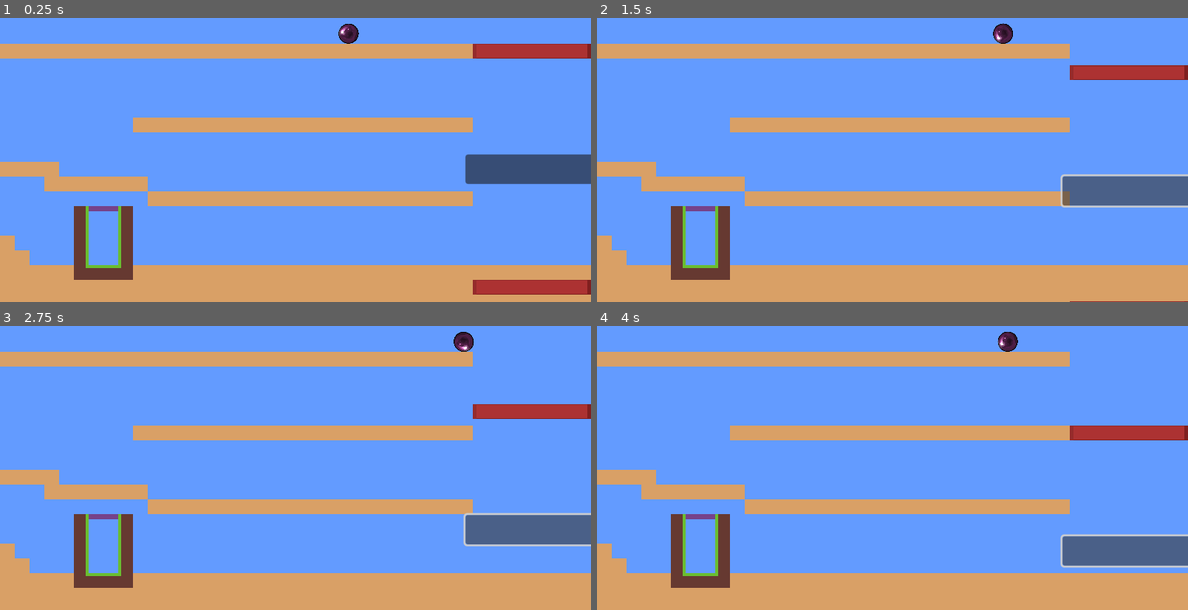
Above: before the commit, frames 1-4 (two rows, left to right).
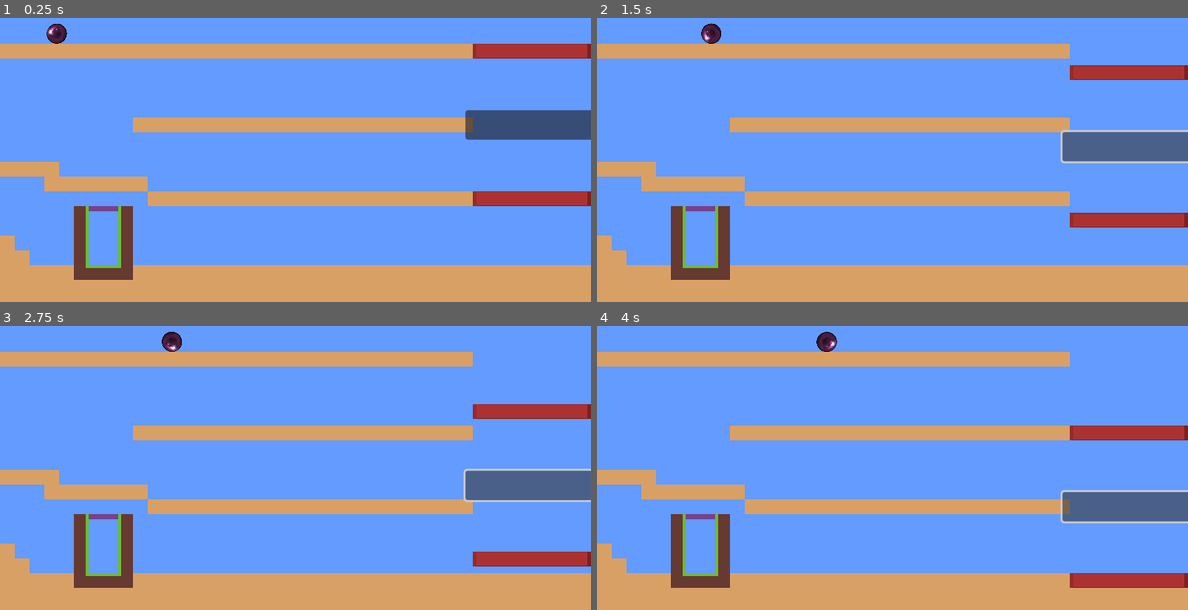
Above: after the commit, the same moments.

Repository: HeyWhyStop/Boba_Sort
Game: Godot game, scene res://Scenes/Scene_1.tscn
Two runs of this game, one before a commit and one after it. Both use one fixed random seed, a clock stepped at 60 frames per second and the inputs below. Before the commit the project starts from res://Scenes/Main Scene.tscn.
Inputs (mouse positions are in pixels of both pictures, inside the frame that each line leads up to; where the layout moved, square brackets give the same spot in the first picture):
- Up to frame 1 (0.25 s): no input
- Up to frame 2 (1.5 s): click (1128, 125) [1128, 168] at 0.5 s; click (1128, 140) [1128, 185] at 1.25 s
- Up to frame 3 (2.75 s): click (531, 468) [531, 510] at 2 s
- Up to frame 4 (4 s): no input

The runs differ from the first frame. In frame 1, 6.9% of the frame differs, in the area x 7-100%, y 2-98%; in frame 2, 6.5%; in frame 3, 6.6%; in frame 4, 6.6%.

Commit message:
Tinkering

Diff:
--- a/Boba-Game/Scenes/Main Scene.tscn
+++ b/Boba-Game/Scenes/Scene_1.tscn
@@ -19,7 +19,7 @@
 tile_set = ExtResource("1_818ki")
 
 [node name="player" parent="." instance=ExtResource("2_nukjh")]
-position = Vector2(364, 68)
+position = Vector2(48, 68)
 scale = Vector2(0.0528303, 0.0528303)
 
 [node name="Vert_platform" parent="." instance=ExtResource("4_bd2e3")]
--- a/Boba-Game/Scenes/two_level_platform.tscn
+++ b/Boba-Game/Scenes/two_level_platform.tscn
@@ -9,6 +9,21 @@
 
 [sub_resource type="RectangleShape2D" id="RectangleShape2D_51lm8"]
 size = Vector2(128, 16)
+
+[sub_resource type="Animation" id="Animation_st0gv"]
+length = 0.001
+tracks/0/type = "value"
+tracks/0/imported = false
+tracks/0/enabled = true
+tracks/0/path = NodePath(".:position")
+tracks/0/interp = 1
+tracks/0/loop_wrap = true
+tracks/0/keys = {
+"times": PackedFloat32Array(0),
+"transitions": PackedFloat32Array(1),
+"update": 0,
+"values": [Vector2(576, 88)]
+}
 
 [sub_resource type="Animation" id="Animation_xfjuj"]
 resource_name = "move_down"
@@ -24,21 +39,6 @@
 "transitions": PackedFloat32Array(1, 1),
 "update": 0,
 "values": [Vector2(576, 88), Vector2(576, 168)]
-}
-
-[sub_resource type="Animation" id="Animation_st0gv"]
-length = 0.001
-tracks/0/type = "value"
-tracks/0/imported = false
-tracks/0/enabled = true
-tracks/0/path = NodePath(".:position")
-tracks/0/interp = 1
-tracks/0/loop_wrap = true
-tracks/0/keys = {
-"times": PackedFloat32Array(0),
-"transitions": PackedFloat32Array(1),
-"update": 0,
-"values": [Vector2(576, 88)]
 }
 
 [sub_resource type="Animation" id="Animation_pe1u8"]
@@ -77,24 +77,24 @@
 shape = SubResource("RectangleShape2D_r4q5h")
 
 [node name="Bottom Plat" type="Sprite2D" parent="."]
-position = Vector2(0, 256)
+position = Vector2(0, 160)
 scale = Vector2(4, 1)
 texture = ExtResource("1_q54wr")
 
 [node name="BottomCollision" type="CollisionShape2D" parent="."]
-position = Vector2(0, 256)
+position = Vector2(0, 160)
 shape = SubResource("RectangleShape2D_51lm8")
 
 [node name="TileMapLayer" type="TileMapLayer" parent="."]
 position = Vector2(0, 8)
-tile_map_data = PackedByteArray("AAD8//r/AQAAAAAAAQD8//v/AQA …(99 unchanged characters)… AAAQD8/wUAAQAAAAAAAQD8/wYAAQAAAAAAAQD8/wcAAQAAAAAAAQD8/wgAAQAAAAAAAQD8/wkAAQAAAAAAAQD8/woAAQAAAAAAAQD8/wsAAQAAAAAAAQD8/wwAAQAAAAAAAQD8/xAAAQAAAAAAAQD8/xEAAQAAAAAAAQA=")
+tile_map_data = PackedByteArray("AAD8//r/AQAAAAAAAQD8//v/AQA …(99 unchanged characters)… AAAQD8/wUAAQAAAAAAAQD8/wYAAQAAAAAAAQD8/woAAQAAAAAAAQD8/wsAAQAAAAAAAQD8/wwAAQAAAAAAAQD8/w0AAQAAAAAAAQA=")
 tile_set = ExtResource("4_8bfmy")
 
 [node name="Button" type="Button" parent="."]
 offset_left = -72.0
-offset_top = 112.0
+offset_top = 64.0
 offset_right = 72.0
-offset_bottom = 144.0
+offset_bottom = 96.0
 
 [node name="AnimationPlayer" type="AnimationPlayer" parent="."]
 libraries = {
--- a/Boba-Game/Title.tscn
+++ b/Boba-Game/Title.tscn
@@ -3,7 +3,7 @@
 [sub_resource type="LabelSettings" id="LabelSettings_0e6k5"]
 font_size = 216
 
-[node name="TItle" type="Control"]
+[node name="Title" type="Control"]
 layout_mode = 3
 anchors_preset = 15
 anchor_right = 1.0
--- a/Boba-Game/project.godot
+++ b/Boba-Game/project.godot
@@ -11,7 +11,7 @@
 [application]
 
 config/name="Boba Game"
-run/main_scene="res://Scenes/Main Scene.tscn"
+run/main_scene="res://Scenes/Scene_1.tscn"
 config/features=PackedStringArray("4.3", "Mobile")
 config/icon="res://icon.svg"
 
